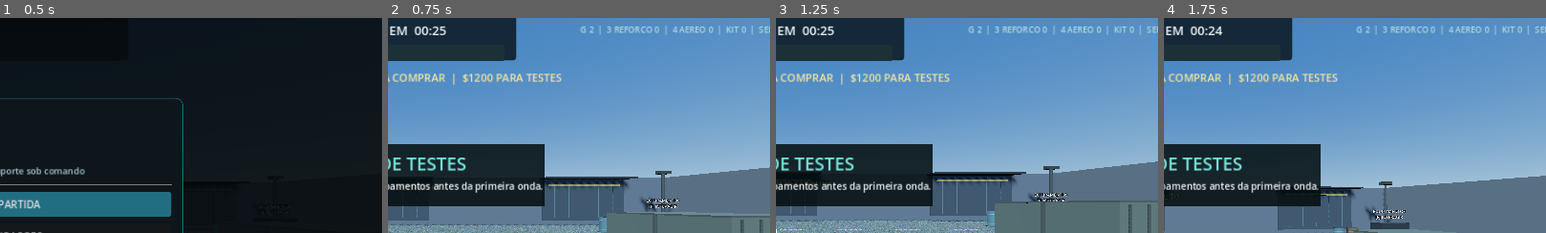
Above: before the commit, frames 1-4 (left to right).
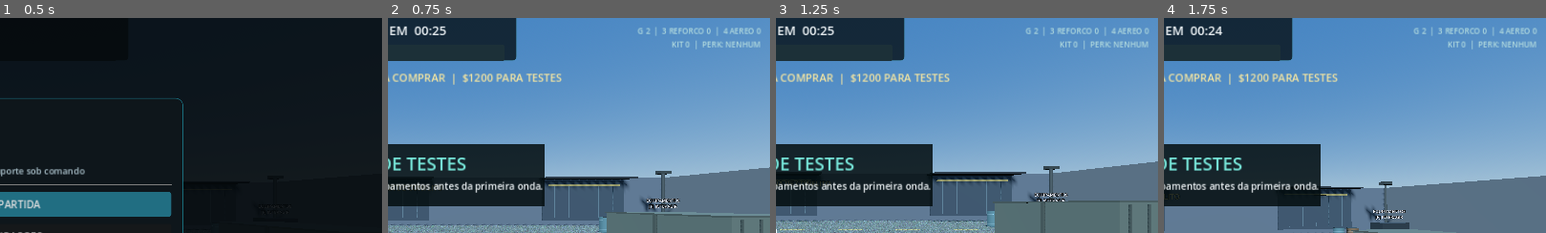
Above: after the commit, the same moments.

Repository: TPollTech/Frontline-Survival
Game: Godot game, scene res://scenes/main.tscn
The game is run twice, just before and just after one commit, with the same random seed, the same clock (stepped at 60 frames per second) and the same inputs.
Inputs (mouse positions are % of the whole screen's width and height, from its top left):
- Up to frame 1 (0.5 s): no input
- Up to frame 2 (0.75 s): click "INICIAR PARTIDA" at 0.5 s
- Up to frame 3 (1.25 s): no input
- Up to frame 4 (1.75 s): tap Enter at 1.25, 1.35 s; move the mouse to (55, 50) at 1.27 s; hold W from 1.28 s (still down); click (55, 50) at 1.42 s; tap Space at 1.52 s
The pictures show only the part of the screen within x 50-100%, y 7-57%; the shares and areas given below are measured in that part.

Frame 1 is identical in both runs. In frame 2, 1.2% of the frame differs, in the area x 50-100%, y 3-15%; in frame 3, 1.2%; in frame 4, 1.2%.

Commit message:
feat(hud): show current paid challenges and readable perk/revive status during combat

Diff:
--- a/scripts/main.gd
+++ b/scripts/main.gd
@@ -87,6 +87,7 @@
 var hud: Label
 var ammo_hud: Label
 var support_hud: Label
+var challenges_hud: Label
 var waves_hud: Label
 var wave_progress: ProgressBar
 var health_bar: ProgressBar
@@ -1032,9 +1033,11 @@
     _hud_panel(root, Vector2(976, 614), Vector2(288, 93))
     ammo_hud = _add_label(root, Vector2(996, 626), Vector2(252, 75), 21)
     ammo_hud.horizontal_alignment = HORIZONTAL_ALIGNMENT_RIGHT
-    support_hud = _add_label(root, Vector2(962, 57), Vector2(299, 35), 14)
+    support_hud = _add_label(root, Vector2(960, 60), Vector2(304, 54), 13)
     support_hud.horizontal_alignment = HORIZONTAL_ALIGNMENT_RIGHT
     support_hud.add_theme_color_override("font_color", Color(0.70, 0.86, 0.87))
+    challenges_hud = _add_label(root, Vector2(20, 115), Vector2(530, 36), 15)
+    challenges_hud.add_theme_color_override("font_color", Color(0.73, 0.84, 0.72))
     help_hud = _add_label(root, Vector2(406, 667), Vector2(474, 30), 18)
     help_hud.horizontal_alignment = HORIZONTAL_ALIGNMENT_CENTER
     help_hud.add_theme_color_override("font_color", Color(0.93, 0.87, 0.65))
@@ -1215,10 +1218,17 @@
         wave_progress.value = 100.0 * (1.0 - float(alive + spawn_remaining) / float(maxi(total, 1)))
     var gun_name: String = SurvivalPlayer.WEAPONS[player.weapon_id]["name"]
     ammo_hud.text = "%s\n%d  /  %d%s" % [gun_name.to_upper(), player.magazines[player.weapon_id], player.reserves[player.weapon_id], "   RECARREGANDO" if player.reloading else ""]
-    support_hud.text = "G %d  |  3 REFORCO %d  |  4 AEREO %d  |  KIT %d  |  %s" % [
+    support_hud.text = "G %d  |  3 REFORCO %d  |  4 AEREO %d\nKIT %d  |  PERK: %s" % [
         grenades, ally_tokens, airstrike_tokens, player.self_revive_kits,
-        player.active_perk.to_upper() if player.active_perk != "" else "SEM PERK"
+        player.active_perk.to_upper() if player.active_perk != "" else "NENHUM"
     ]
+    if phase == "wave" and not player.downed:
+        challenges_hud.text = "METAS (+$500): %s  /  %s" % [
+            round_stats.active_challenges[0], round_stats.active_challenges[1]
+        ]
+    else:
+        challenges_hud.text = ""
+    challenges_hud.visible = phase == "wave" and not shop_open and not player.dead
     var shop_near := _nearest_shop() if not player.dead else ""
     var loot_near := _nearest_loot() if not player.dead else null
     if shop_open:
